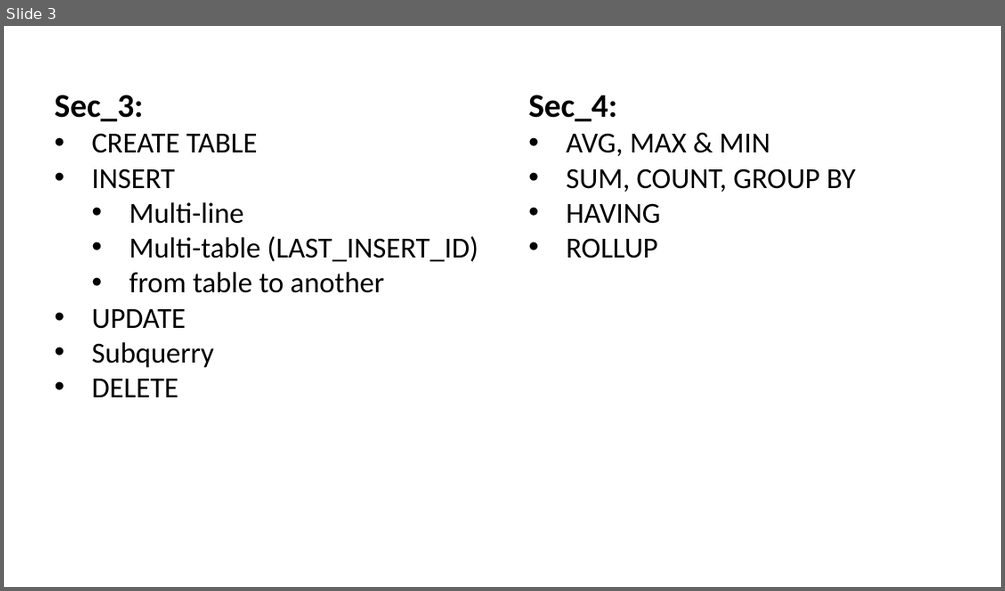
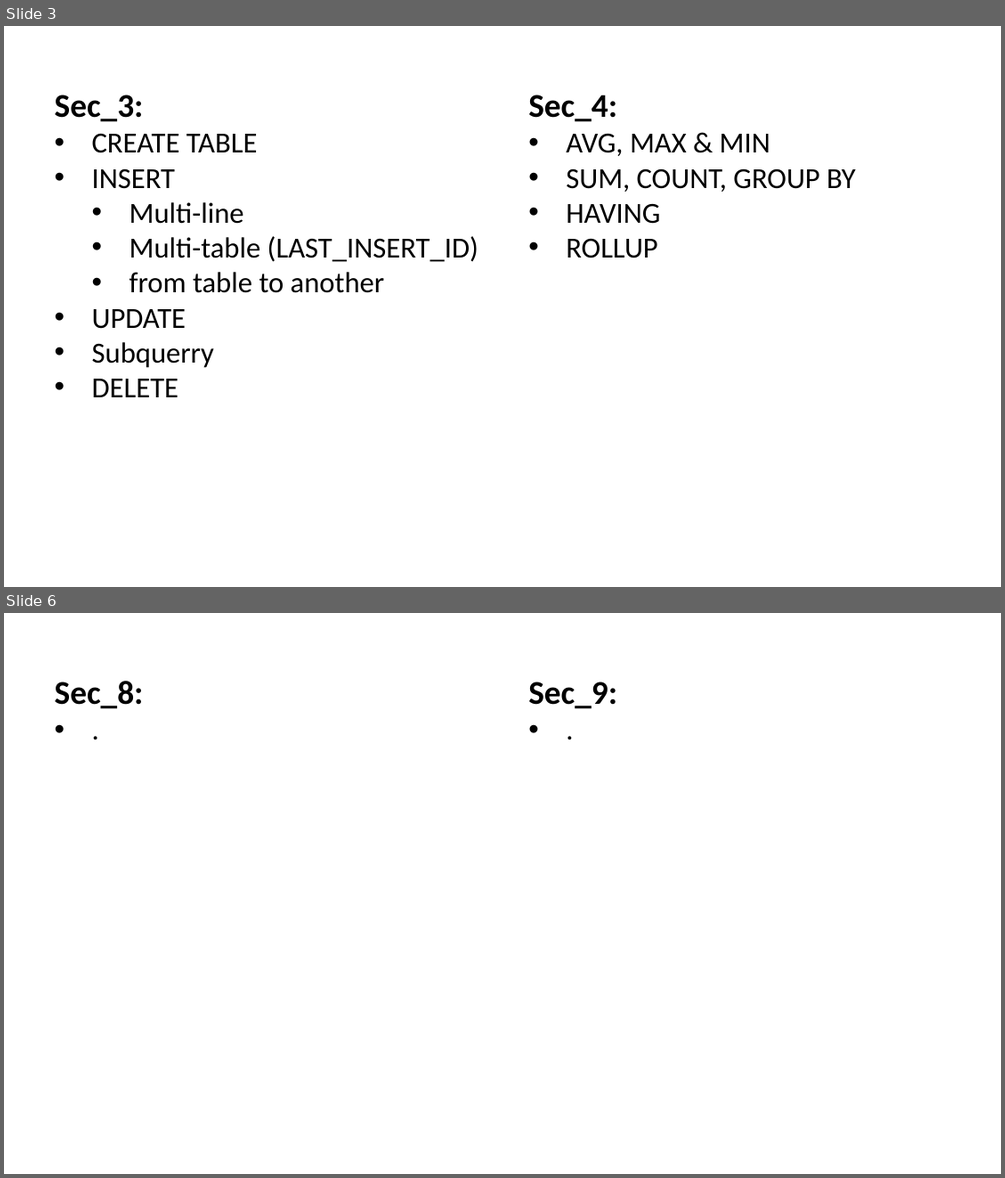
Before and after one commit to Amir-Hofo/Basic_SQL_Commands, a slide deck: list of content.pptx. Shown one above the other, each under a label of ours: slide 3 before the commit, slides 3 and 6 after it; the slides between them are not shown. The pictures are 1005x591 and 1005x1178 pixels, drawn with LibreOffice and Linux fonts; fonts in the diff are those of the drawing. Boxes give left, top, right and bottom in pixels: in the first picture for what was removed or moved away, otherwise in the second. Text is boxed around its words. In the diff, an @@ line names an element or a change of style, - is before the commit and + after.

```diff
--- a/list of content.pptx
+++ b/list of content.pptx
@@ slide 6 added at <box>4,613,1001,1174</box>, background #FFFFFF @@
@@ text added at <box>55,681,144,709</box>, 32 pt, text #000000, bold @@
+Sec_8:
+• .
@@ text added at <box>528,682,617,709</box>, 32 pt, text #000000, bold @@
+Sec_9:
+• .
```
Also in this commit, not shown: 1 slide changed, 1 other slide added, 3 other files.
